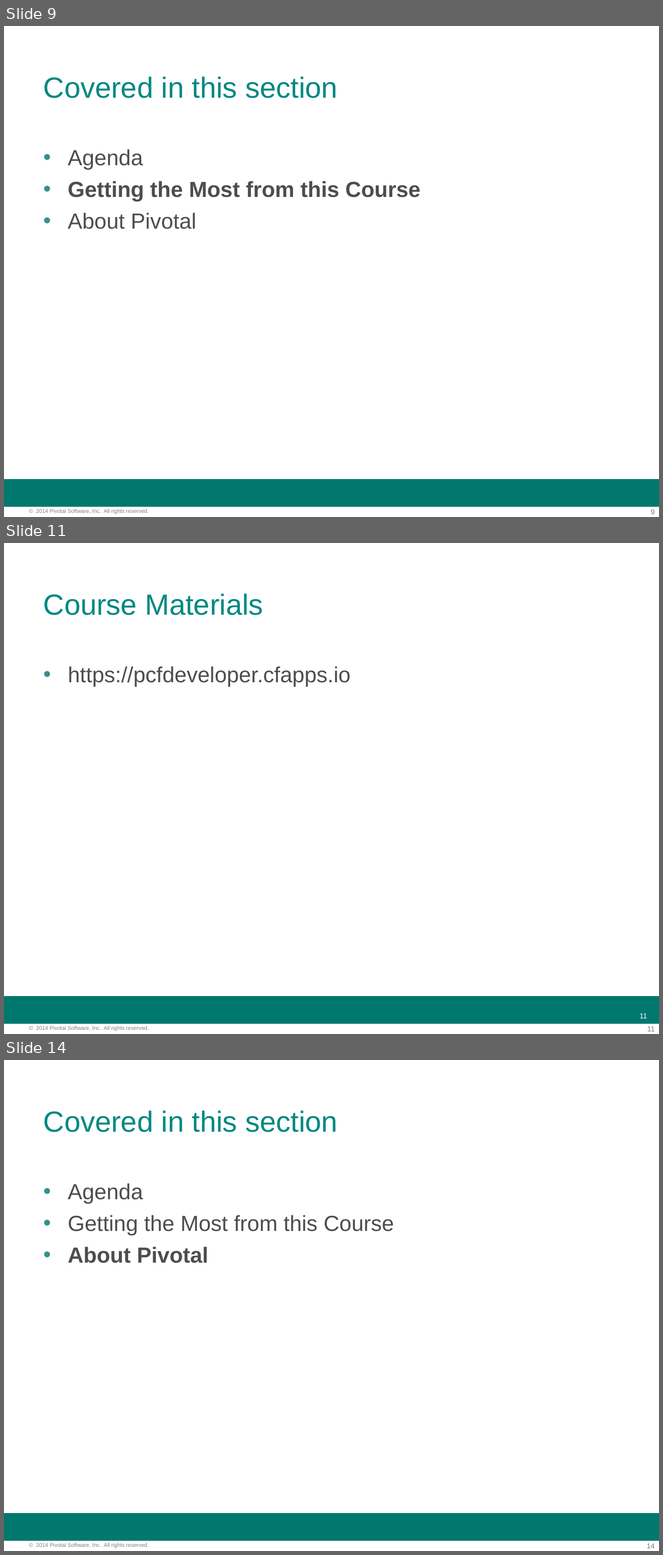
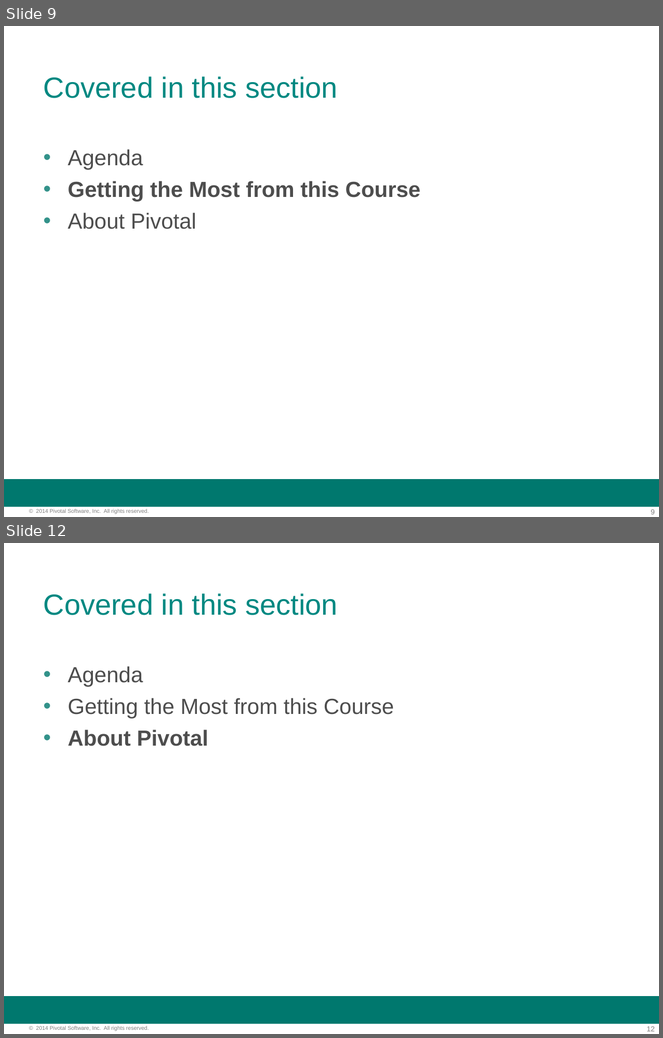
Before and after one commit to felipeg48/pcf-developer-cb, a slide deck: slides/00-introduction.ppt. Shown one above the other, each under a label of ours: slides 9, 11 and 14 before the commit, slides 9 and 12 after it; the slides between them are not shown. The pictures are 663x1555 and 663x1038 pixels, drawn with LibreOffice and Linux fonts; fonts in the diff are those of the drawing; background and template pictures are left out. Boxes give left, top, right and bottom in pixels: in the first picture for what was removed or moved away, otherwise in the second. Text is boxed around its words. In the diff, an @@ line names an element or a change of style, - is before the commit and + after.

```diff
--- a/slides/00-introduction.ppt
+++ b/slides/00-introduction.ppt
@@ slide 11 removed at <box>4,543,659,1034</box>, background #FFFFFF; not listed: 3 template elements that a slide beside it also shows @@
@@ title removed at <box>44,593,263,615</box> @@
-Course Materials
@@ text removed at <box>68,666,351,687</box> @@
-• https://pcfdeveloper.cfapps.io
@@ page number removed at <box>640,1014,648,1019</box> @@
-11
@@ what was slide 14 is now slide 12 @@
@@ page number at <box>647,1027,655,1032</box>: text changed @@
-14
+12
```
Also in this commit, not shown: 5 slides changed, 1 other slide removed, 3 other files.
